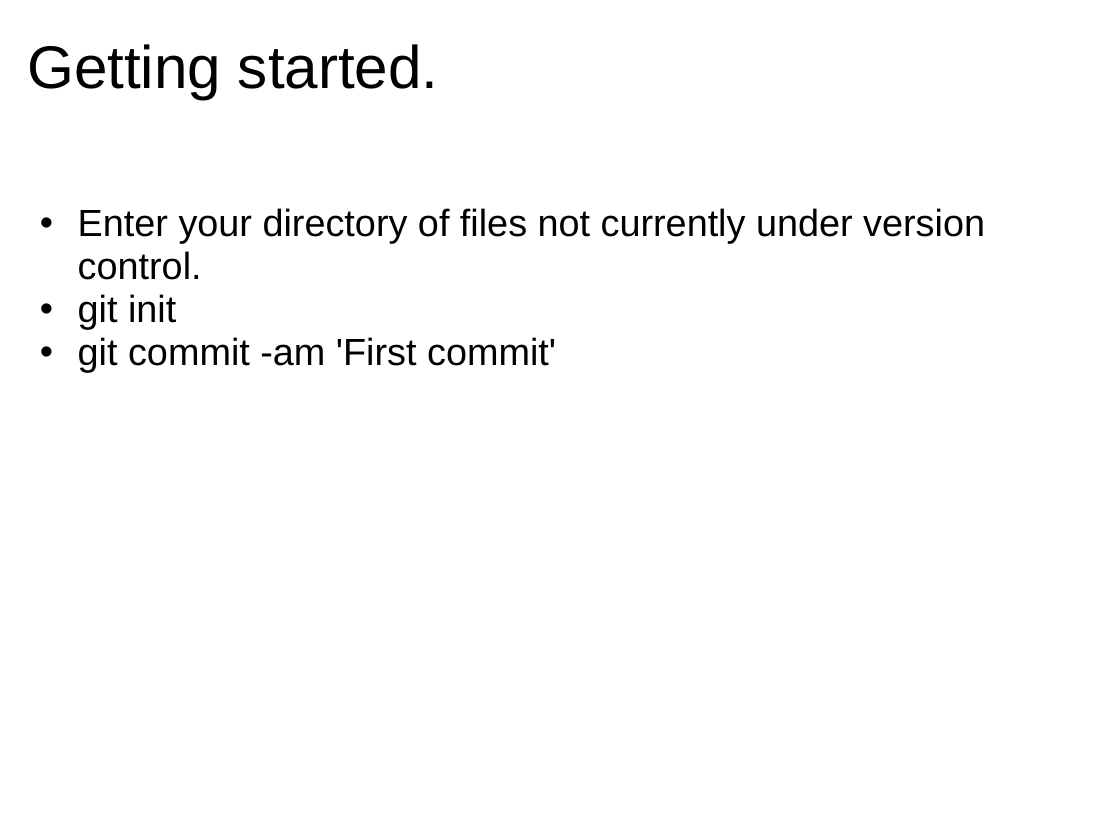
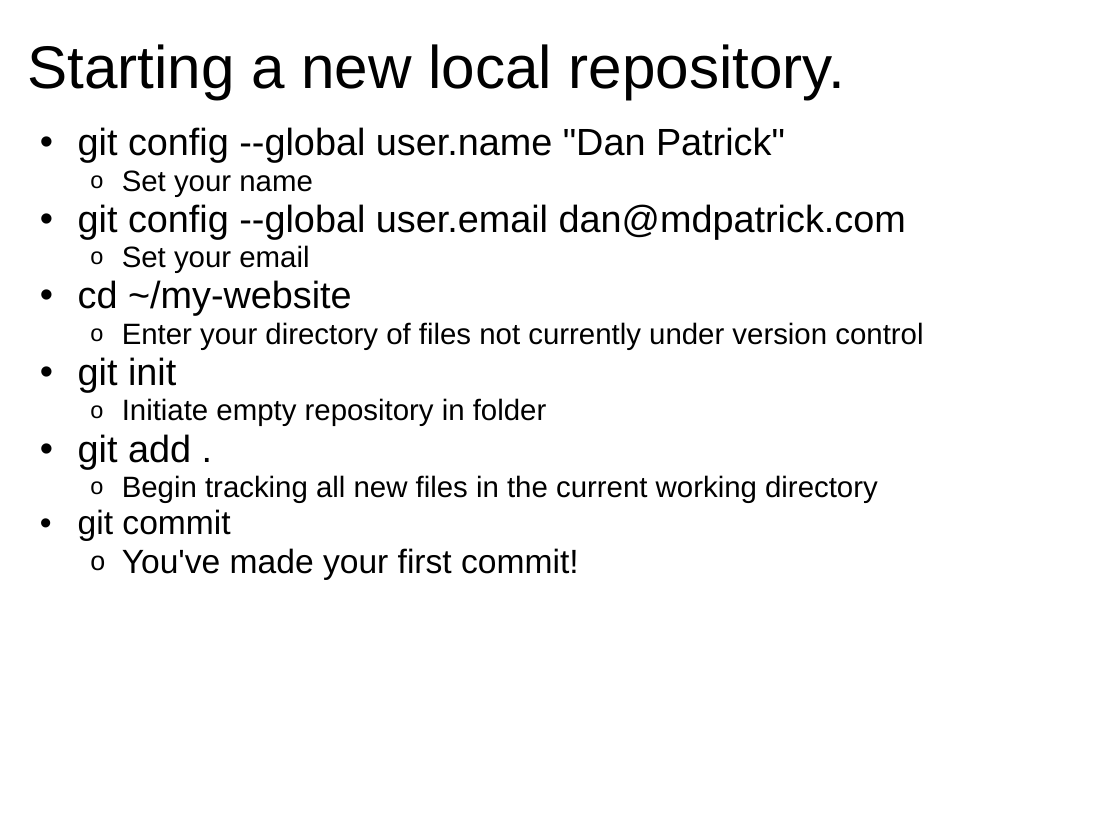
Before and after one commit to mdpatrick/git-primer, a slide deck: slide 3 of git-primer.ppt (slide 4 before the commit). Drawn at 1120x840 pixels with LibreOffice and Linux fonts; fonts in the diff are those of the drawing. Boxes give left, top, right and bottom in pixels: in the first picture for what was removed or moved away, otherwise in the second. Text is boxed around its words. In the diff, an @@ line names an element or a change of style, - is before the commit and + after.

```diff
--- a/git-primer.ppt
+++ b/git-primer.ppt
@@ title at box(27, 44, 845, 99): text changed @@
-Getting started.
+Starting a new local repository.
@@ text "git config --global user.name "Dan ...": place and size @@
-text "git config --global user.name "Dan ..." at box(78, 208, 985, 372)
+text "git config --global user.name "Dan ..." at box(78, 127, 923, 580)
@@ text at box(78, 127, 923, 350): text changed @@
-  • Enter your directory of files not currently under version control.
+  • git config --global user.name "Dan Patrick"
+    o Set your name
+  • git config --global user.email dan@mdpatrick.com
+    o Set your email
+  • cd ~/my-website
+    o Enter your directory of files not currently under version control
@@ text at box(78, 398, 878, 580): text changed; size 27 to 21 pt @@
-  • git commit -am 'First commit'
+    o Initiate empty repository in folder
+  • git add .
+    o Begin tracking all new files in the current working directory
+  • git commit
+    o You've made your first commit!
```
Also in this commit, not shown: 3 slides added, 2 slides removed.
